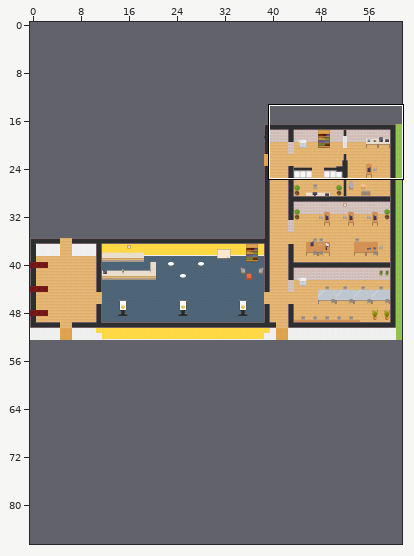
Tiled map (JSON), stored at map.tmj. Above, an overview of the earlier version with the close-up marked.
Close-up. Old version:
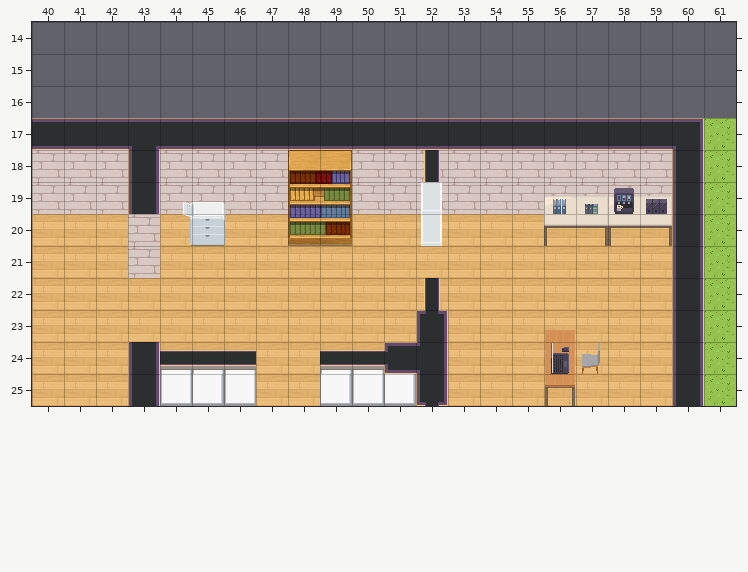
Cells are 32x32 px. Shown: x 40..61, y 14..25. The commit also changed other parts of the map, which this record leaves out.
The same view after the edit:
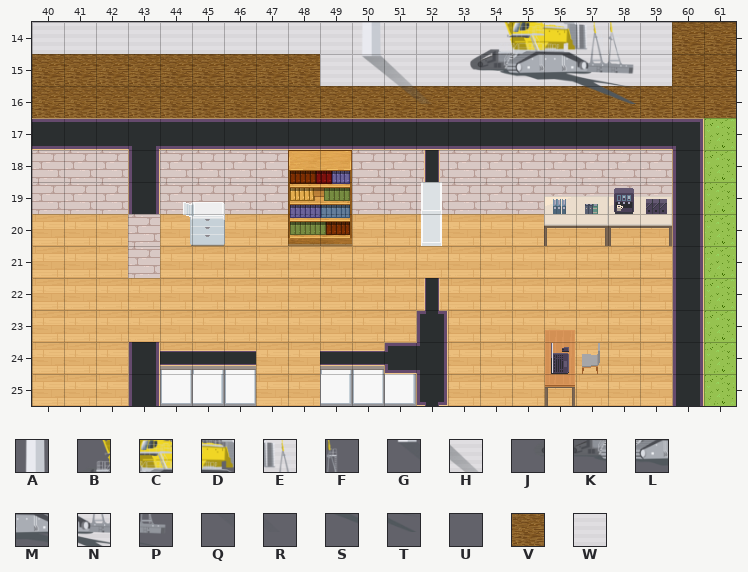
Key: from "Liebbher_big_2": A 4119, B 4123, C 4124, D 4125, E 4126, F 4127, G 4199, H 4200, J 4202, K 4203, L 4204, M 4205, N 4206, P 4207, Q 4280, R 4281, S 4286, T 4287, U 4288; from "WA_Room_Builder": V 352, W 358.
_ is an empty cell, . an unchanged one.
See-through tiles are keyed as they look on the map.
Difference:
--- layer "floor/floor2"
@@ x 40..61 @@
-14 ______________________
-15 ______________________
-16 ______________________
+14 WWWWWWWWWWWWWWWWWWWWVV
+15 VVVVVVVVVWWWWWWWWWWWVV
+16 VVVVVVVVVVVVVVVVVVVVVV
--- layer "furniture/furniture1"
@@ x 50..59 @@
-14 _..._____.
-15 __.______.
-16 .__....___
+14 A...BCDEF.
+15 GH.JKLMNP.
+16 .QR....STU
